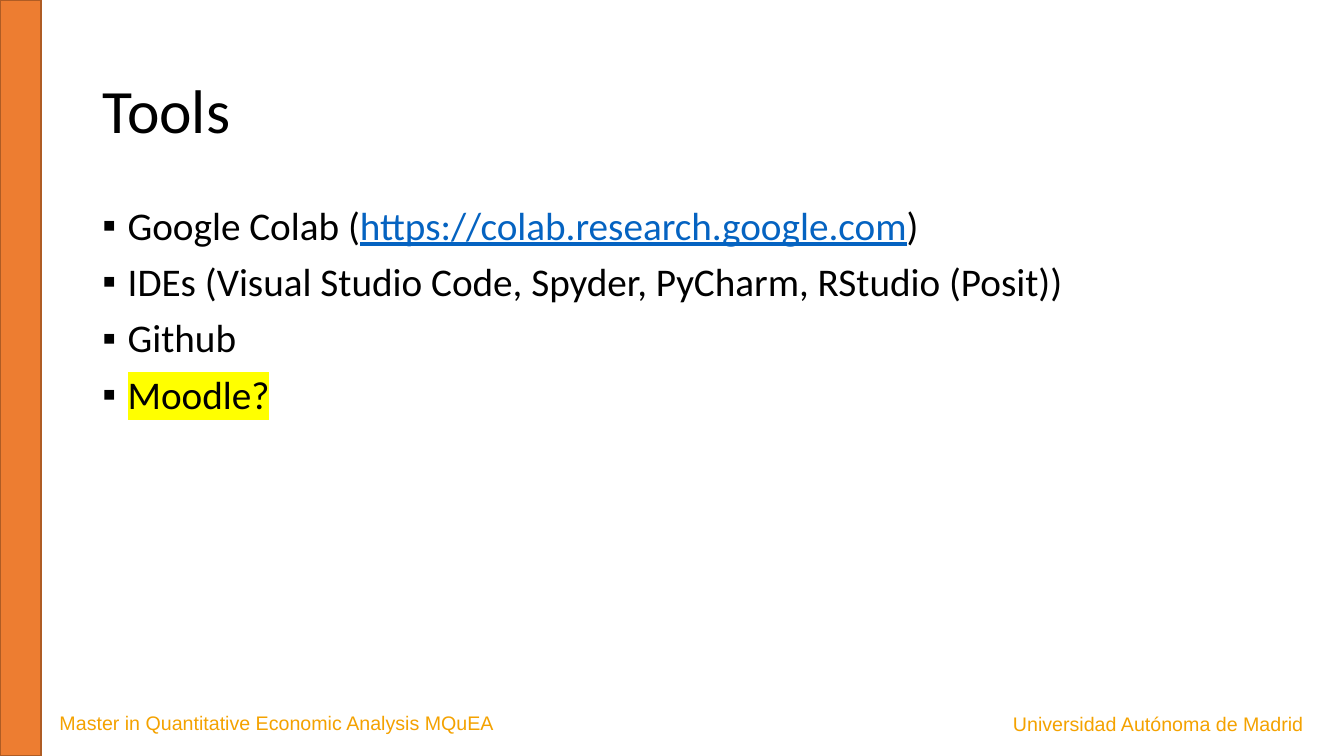
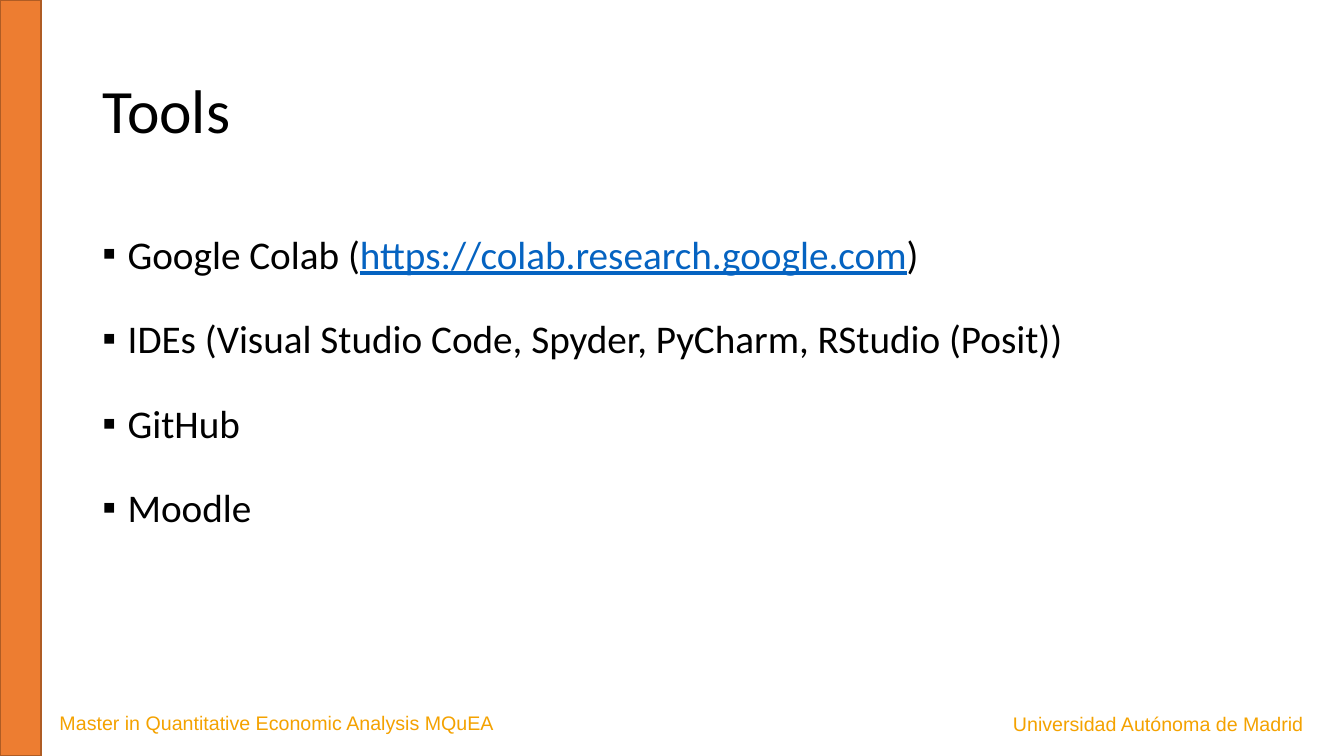
Before and after one commit to JavierBas/IMLEF-MQuEA, a slide deck: slide 9 of Course content/Slides/Topic 0 - Course presentation.pptx. Drawn at 1344x756 pixels with LibreOffice and Linux fonts; fonts in the diff are those of the drawing. Boxes give left, top, right and bottom in pixels: in the first picture for what was removed or moved away, otherwise in the second. Text is boxed around its words. In the diff, an @@ line names an element or a change of style, - is before the commit and + after.

```diff
--- a/Course content/Slides/Topic 0 - Course presentation.pptx
+++ b/Course content/Slides/Topic 0 - Course presentation.pptx
@@ text at (x1=128, y1=240, x2=1062, y2=360): line spacing 0.9 to 1.5 @@
@@ text at (x1=128, y1=410, x2=252, y2=523): text changed @@
-▪ Github
-▪ Moodle?
+▪ GitHub
+▪ Moodle
```
Also in this commit, not shown: 4 other slides changed, 1 other file.
